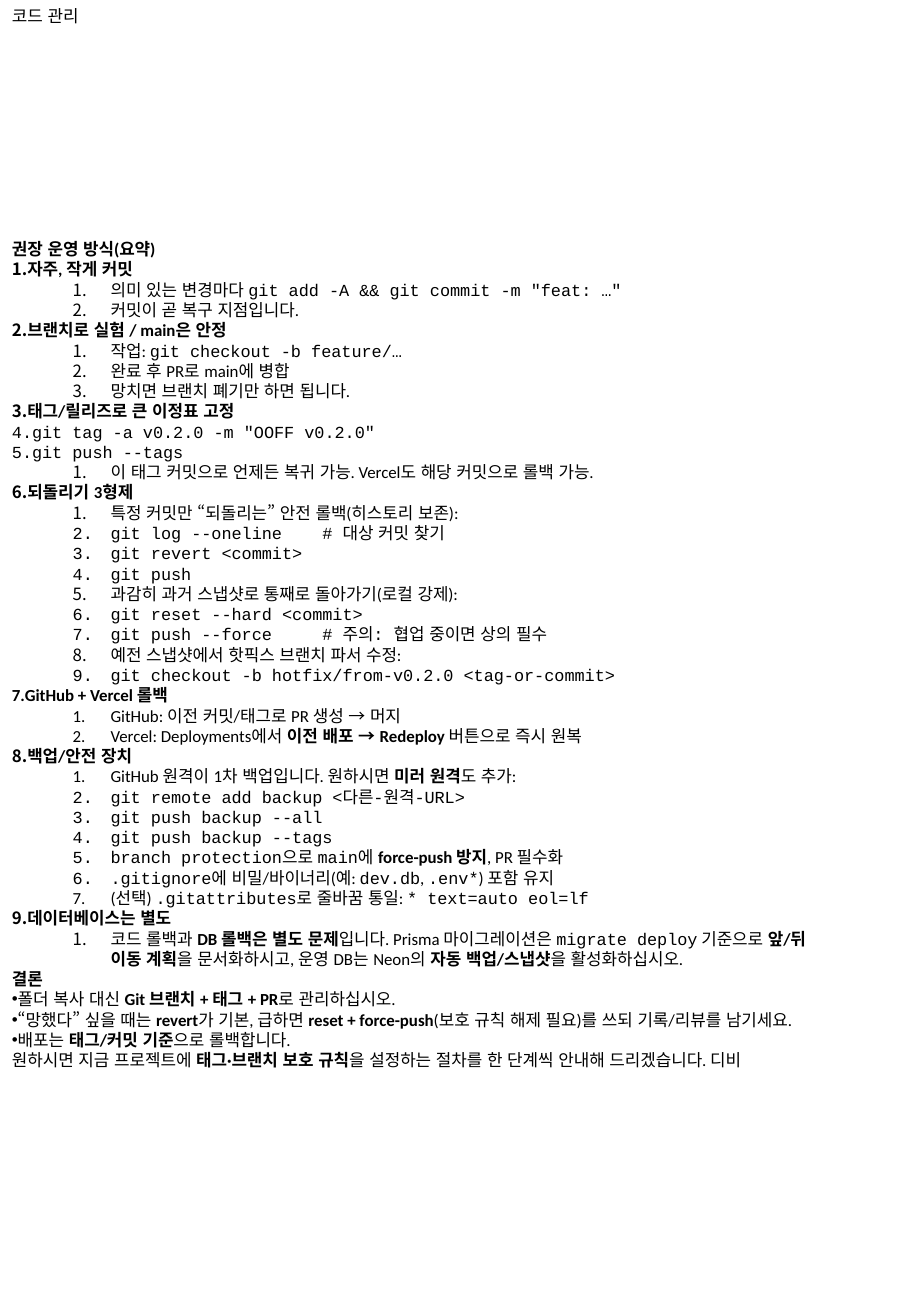
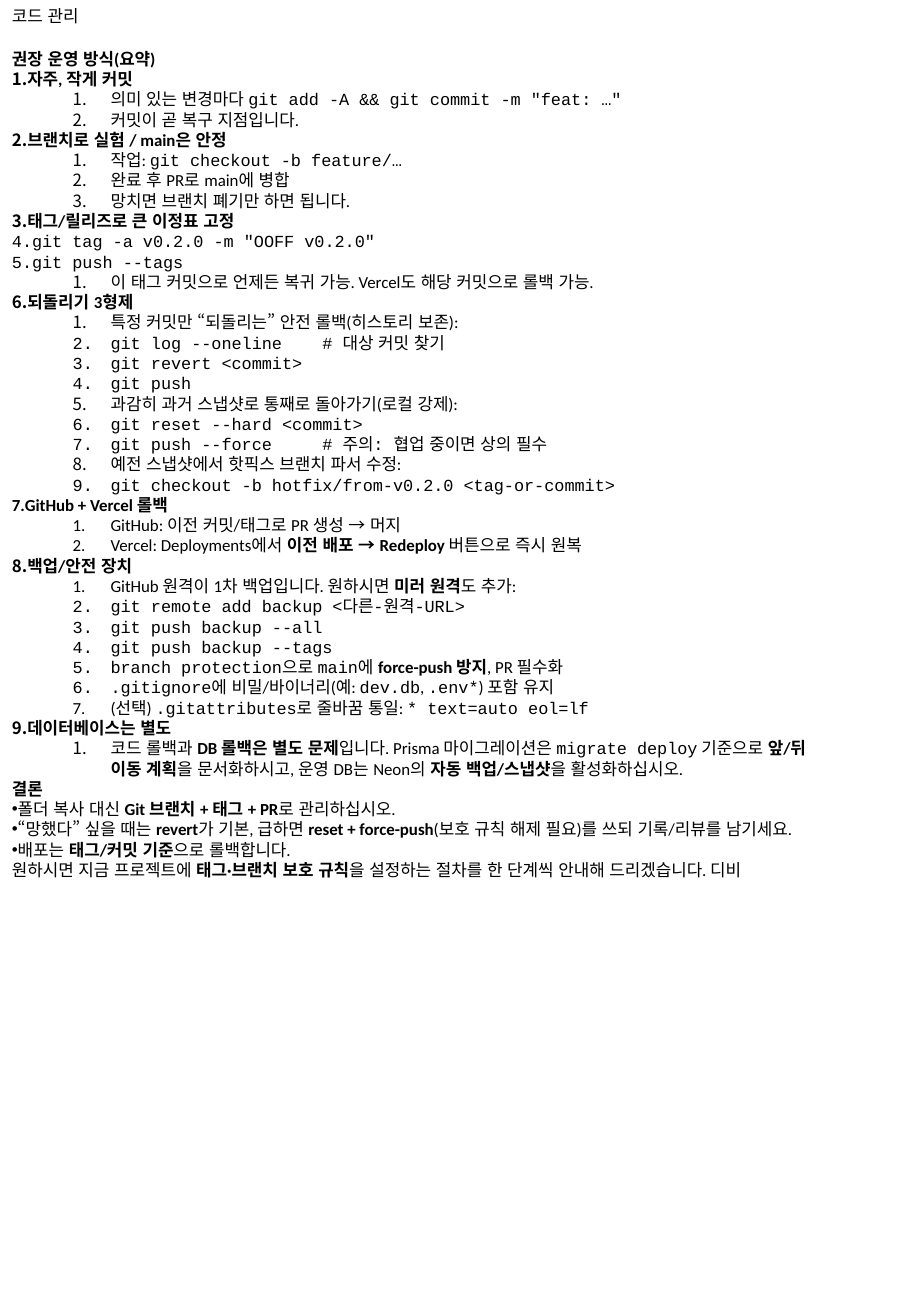
Before and after one commit to SidaeSida/ooff, a slide deck: slide 7 of 진행상황.pptx. Drawn at 911x1316 pixels with LibreOffice and Linux fonts; fonts in the diff are those of the drawing. Boxes give left, top, right and bottom in pixels: in the first picture for what was removed or moved away, otherwise in the second. Text is boxed around its words. In the diff, an @@ line names an element or a change of style, - is before the commit and + after.

```diff
--- a/진행상황.pptx
+++ b/진행상황.pptx
@@ text "권장 운영 방식(요약)": place and size @@
-text "권장 운영 방식(요약)" at [12,241,806,1068]
+text "권장 운영 방식(요약)" at [12,51,806,878]
```
Also in this commit, not shown: 1 slide added, 1 other file.
